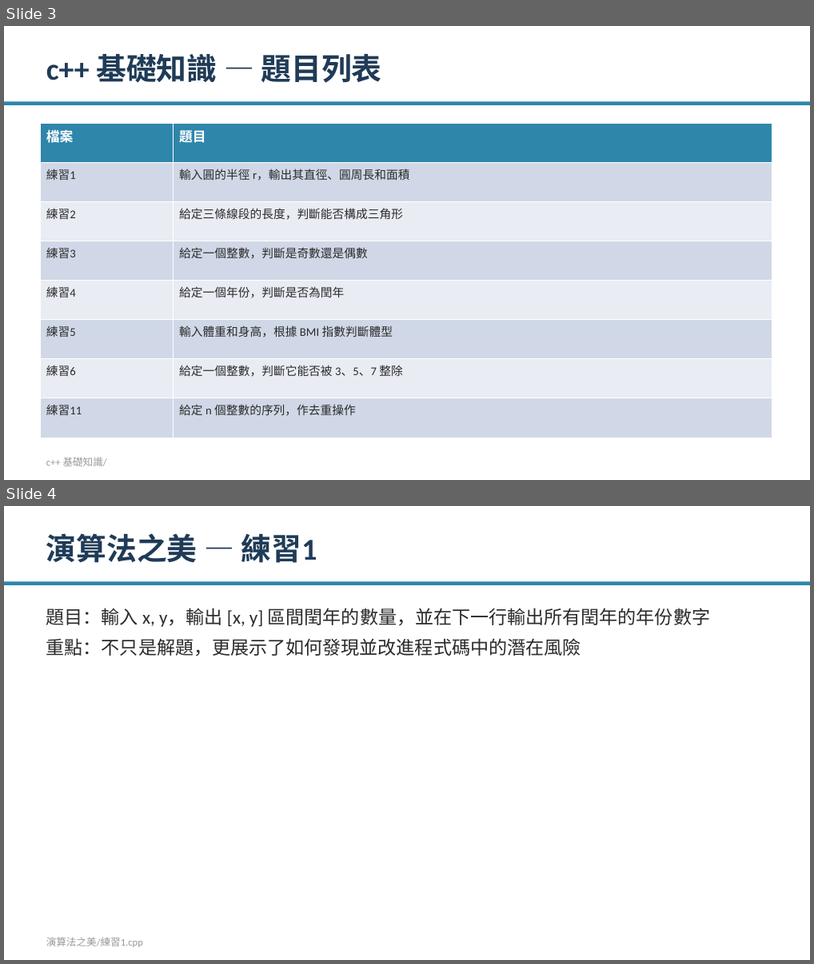
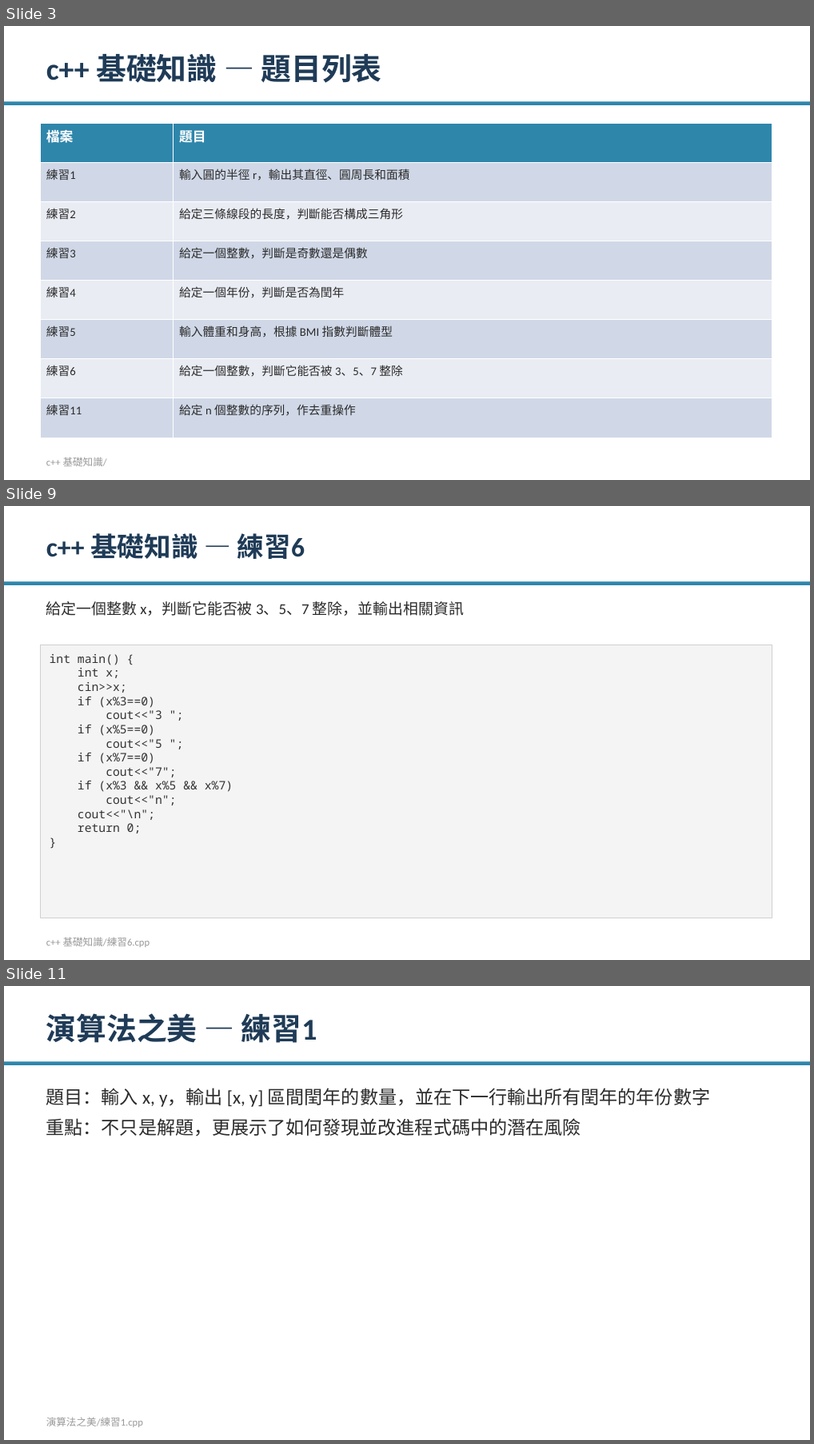
Before and after one commit to Ivan0206cool/cplusplus_practice, a slide deck: practice_intro.pptx. Shown one above the other, each under a label of ours: slides 3 and 4 before the commit, slides 3, 9 and 11 after it; the slides between them are not shown. The pictures are 814x964 and 814x1444 pixels, drawn with LibreOffice and Linux fonts; fonts in the diff are those of the drawing. Boxes give left, top, right and bottom in pixels: in the first picture for what was removed or moved away, otherwise in the second. Text is boxed around its words. In the diff, an @@ line names an element or a change of style, - is before the commit and + after.

```diff
--- a/practice_intro.pptx
+++ b/practice_intro.pptx
@@ slide 9 added at bbox=[4, 506, 810, 960], background #FFFFFF @@
@@ text added at bbox=[46, 533, 305, 559], 32 pt, text #1F3B57, bold @@
+c++ 基礎知識 — 練習6
@@ rectangle added at bbox=[4, 582, 810, 585], fill #2E86AB @@
@@ text added at bbox=[46, 601, 464, 616], 18 pt, text #2B2B2B @@
+給定一個整數 x，判斷它能否被 3、5、7 整除，並輸出相關資訊
@@ rectangle added at bbox=[40, 645, 772, 917], fill #F4F4F4, outline #D0D0D0 0.75 pt, 14 pt, text #333333 @@
+int main() {
+int x;
+cin>>x;
+if (x%3==0)
+cout<<"3 ";
+if (x%5==0)
+cout<<"5 ";
+if (x%7==0)
+cout<<"7";
+if (x%3 && x%5 && x%7)
+cout<<"n";
+cout<<"\n";
+return 0;
+}
@@ text added at bbox=[46, 936, 150, 947], 12 pt, text #999999 @@
+c++ 基礎知識/練習6.cpp
@@ what was slide 4 is now slide 11 @@
```
Also in this commit, not shown: 6 other slides added.
